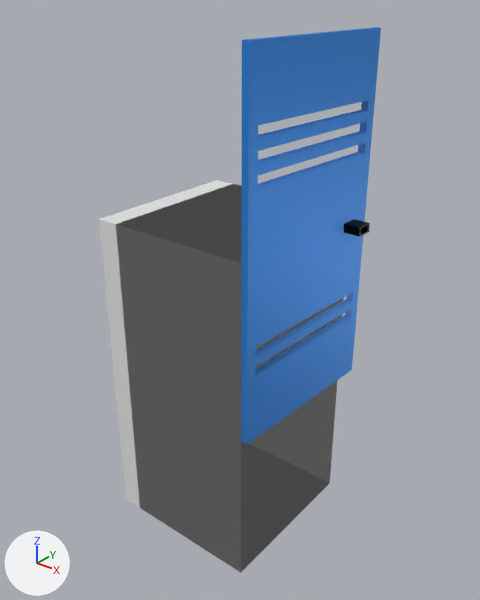
The Blender file locker/closedLocker.blend: old version first, new version second.
One viewpoint serves both versions: a 50 mm lens placed at (2.29, -2.74, 3.23), pointed at (0.09, 0.0, 1.52). Arrows for +X, +Y and +Z are at lower left; the lights stay in place.

Before the edit, the objects in view are built like this:
```python
me_cube_002 = bpy.data.meshes.new('Cube.002')
me_cube_002.from_pydata(...)  # 16 vertices, 14 faces; spans x -1.0..1.0, y -1.0..1.0, z -1.0..1.0
me_cube_002.materials.append(mat_material_003)  # white #e7e7e7
me_cube_003 = bpy.data.meshes.new('Cube.003')
me_cube_003.from_pydata(...)  # 144 vertices, 130 faces; spans x 0.0..7.06, y 0.0..2.0, z -1.0..1.0
# faces by material slot: [116, 14]
me_cube_003.materials.append(mat_material_001)  # blue #348ee7
me_cube_003.materials.append(mat_material_004)  # black #000000
ob_cube = bpy.data.objects.new('Cube', me_cube_002)
ob_cube.location = (0.0, 0.0, 1.029)
ob_cube.scale = (0.5, 0.5, 1.0)
ob_cube_001 = bpy.data.objects.new('Cube.001', me_cube_003)
ob_cube_001.location = (0.501, -0.499, 2.0)
ob_cube_001.rotation_euler = (0.0, 0.0, -0.0566)  # degrees (0, 0, -3.2)
ob_cube_001.scale = (0.02, 0.5, 1.0)
```
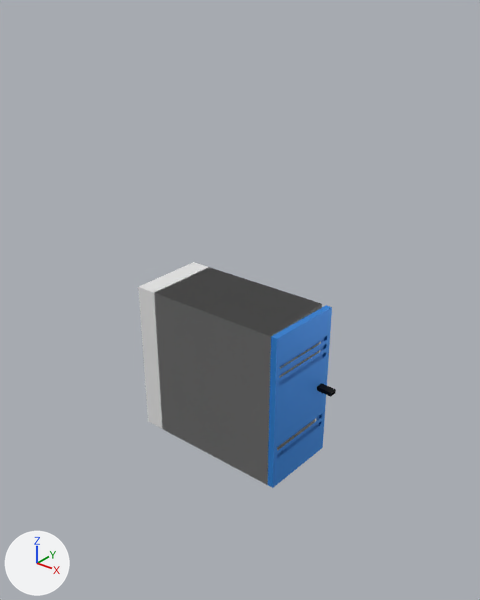
The change, as a list of edits to the scene's bpy script:
```text
Change ob_cube_001:
    ob_cube_001.location: (0.501, -0.499, 2.0) -> (0.501, -0.25, 1.03)
    ob_cube_001.scale: (0.02, 0.5, 1.0) -> (0.02, 0.25, 0.5)
Change ob_cube:
    ob_cube.scale: (0.5, 0.5, 1.0) -> (0.5, 0.25, 0.5)
```

Pixel boxes [x1, y1, x2, y2] of what changed, in the pictures (480 x 600 px):
'Cube', rescaled (25% narrower, 43% shorter)
    before: [99, 180, 344, 573]
    after: [138, 262, 322, 485]
'Cube.001', moved, rescaled (51% narrower, 56% shorter)
    before: [241, 27, 381, 444]
    after: [268, 305, 336, 488]
